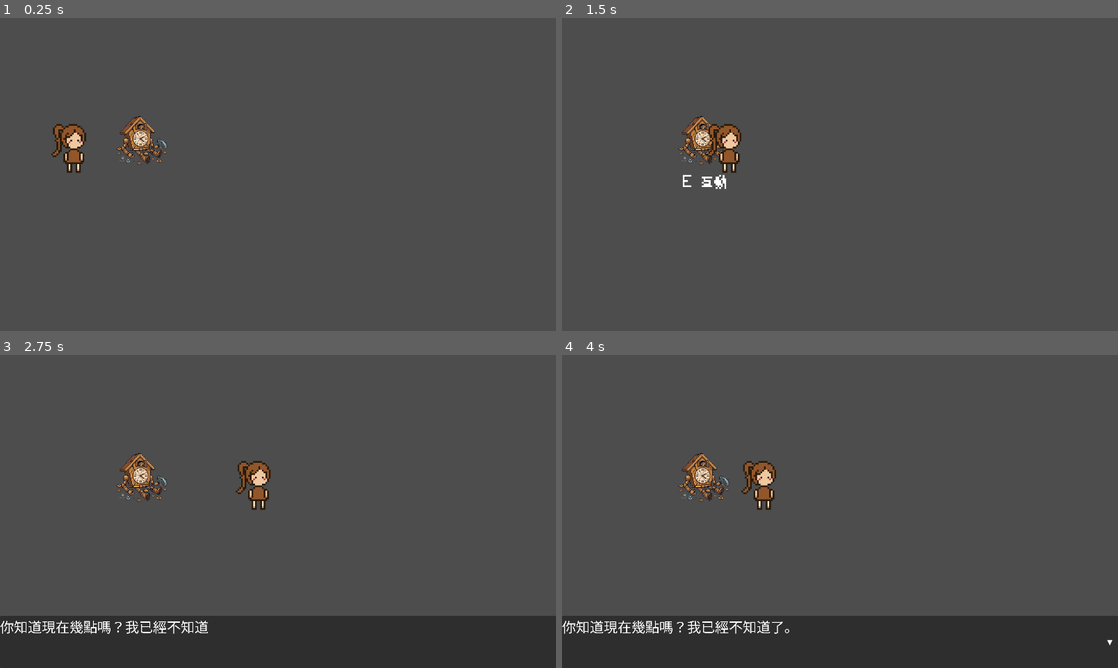
Above: before the commit, frames 1-4 (two rows, left to right).
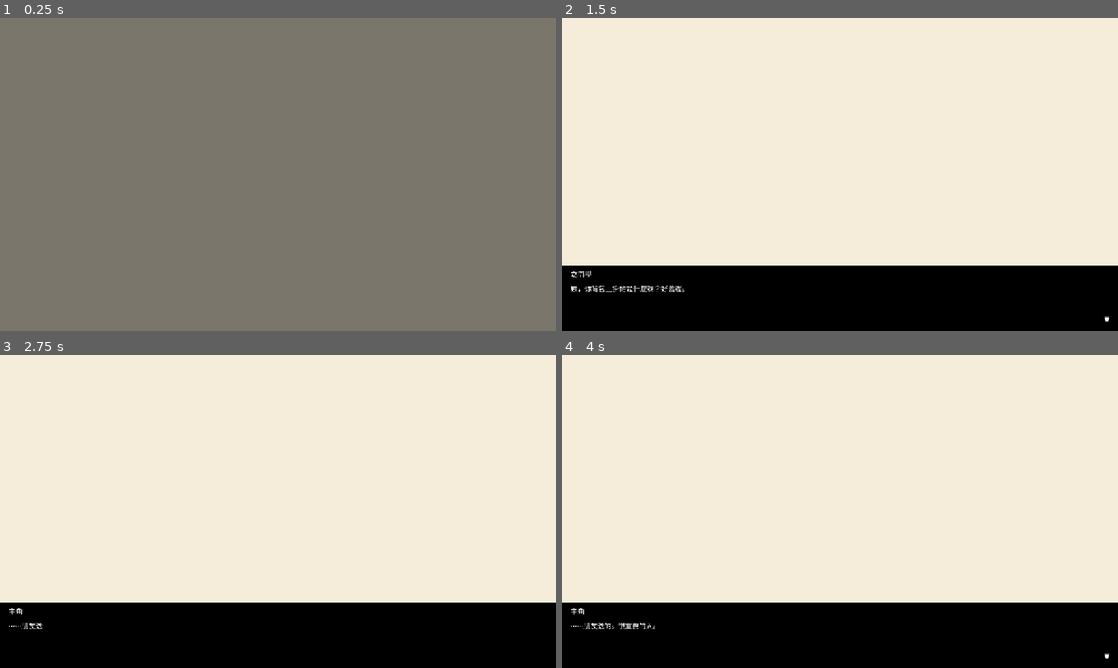
Above: after the commit, the same moments.

Repository: bluetch/godot-toy
Game: Godot game, scene res://scenes/opening_cutscene.tscn
The game is run twice, just before and just after one commit, with the same random seed, the same clock (stepped at 60 frames per second) and the same inputs. Before the commit the project starts from res://scenes/game.tscn.
Inputs (mouse positions are in pixels of both pictures, inside the frame that each line leads up to):
- Up to frame 1 (0.25 s): no input
- Up to frame 2 (1.5 s): tap Enter at 0.5 s; move the mouse to (962, 158) at 0.52 s; hold D (move_right) 0.53-1.25 s; hold E (interact) 0.53-1.25 s; click (962, 158) at 0.67 s; drag from (728, 190) to (812, 237) at 1.27 s
- Up to frame 3 (2.75 s): tap Space at 2 s; move the mouse to (333, 442) at 2.02 s; hold D (move_right) from 2.03 s (still down); hold E (interact) from 2.03 s (still down); click (333, 442) at 2.17 s
- Up to frame 4 (4 s): release D (move_right) at 2.75 s; release E (interact) at 2.75 s; drag from (812, 574) to (673, 464) at 2.77 s; tap Enter at 3.5 s; move the mouse to (1006, 558) at 3.52 s; hold A (move_left) from 3.53 s (still down); hold E (interact) from 3.53 s (still down); click (1006, 558) at 3.67 s

The runs differ from the first frame. In frame 1, 100% of the frame differs, in the area x 0-100%, y 0-100%; in frame 2, 100%; in frame 3, 100%; in frame 4, 100%.

Commit message:
feat: enhancement

Diff:
--- /dev/null
+++ b/default.tres
@@ -0,0 +1,6 @@
+[gd_resource type="Theme" format=3 uid="uid://b8b863gbruqoe"]
+
+[ext_resource type="FontFile" uid="uid://dm8umiq8m2376" path="res://assets/fonts/Roboto-Regular.ttf" id="1_nixot"]
+
+[resource]
+default_font = ExtResource("1_nixot")
--- a/project.godot
+++ b/project.godot
@@ -11,7 +11,7 @@
 [application]
 
 config/name="toy"
-run/main_scene="uid://sreikwgiey64"
+run/main_scene="uid://c0swrriuwgntu"
 config/features=PackedStringArray("4.6", "GL Compatibility")
 config/icon="res://icon.svg"
 
@@ -19,6 +19,11 @@
 
 window/size/viewport_width=1280
 window/size/viewport_height=720
+window/stretch/mode="canvas_items"
+
+[gui]
+
+theme/custom="uid://b8b863gbruqoe"
 
 [input]
 
--- a/scenes/dialog_box.tscn
+++ b/scenes/dialog_box.tscn
@@ -1,7 +1,6 @@
 [gd_scene format=3 uid="uid://cdei7hlvcxr2e"]
 
 [ext_resource type="Script" uid="uid://hv67j6g12kar" path="res://scripts/dialog_box.gd" id="1_xvd2c"]
-[ext_resource type="FontFile" uid="uid://dbjl1e6kdxpl6" path="res://assets/fonts/PixelOperator8.ttf" id="2_tihiy"]
 
 [node name="DialogBox" type="CanvasLayer" unique_id=487093465]
 script = ExtResource("1_xvd2c")
@@ -31,7 +30,6 @@
 anchor_bottom = 1.0
 grow_horizontal = 2
 grow_vertical = 2
-theme_override_fonts/font = ExtResource("2_tihiy")
 theme_override_font_sizes/font_size = 32
 text = "文字暫留"
 autowrap_mode = 3
--- a/scenes/game.tscn
+++ b/scenes/game.tscn
@@ -1,5 +1,6 @@
 [gd_scene format=3 uid="uid://sreikwgiey64"]
 
+[ext_resource type="Texture2D" uid="uid://bbshmchhul8ro" path="res://assets/backgrounds/factory_bg.png" id="1_p57ef"]
 [ext_resource type="PackedScene" uid="uid://cg2jjkilirhqb" path="res://scenes/player.tscn" id="1_uwrxv"]
 [ext_resource type="PackedScene" uid="uid://bn3wux6sy48ld" path="res://scenes/repair_minigame.tscn" id="2_iywne"]
 [ext_resource type="PackedScene" uid="uid://dxivpmcbbab63" path="res://scenes/toy.tscn" id="2_yqjtg"]
@@ -8,15 +9,20 @@
 
 [node name="Game" type="Node2D" unique_id=560957664]
 
+[node name="Background" type="Sprite2D" parent="." unique_id=974346191]
+position = Vector2(640, 362)
+texture = ExtResource("1_p57ef")
+
 [node name="RepairMinigame" parent="." unique_id=1333056559 instance=ExtResource("2_iywne")]
 visible = false
 
 [node name="Toy" parent="." unique_id=261078512 instance=ExtResource("2_yqjtg")]
-position = Vector2(326, 281)
+position = Vector2(633, 438)
 
 [node name="Player" parent="." unique_id=1977881528 instance=ExtResource("1_uwrxv")]
-position = Vector2(170, 300)
+position = Vector2(177, 452)
 
 [node name="DialogBox" parent="." unique_id=487093465 instance=ExtResource("3_lnu2h")]
 
 [node name="DayTransition" parent="." unique_id=1091179209 instance=ExtResource("5_iywne")]
+visible = false
--- /dev/null
+++ b/scenes/opening_cutscene.tscn
@@ -0,0 +1,198 @@
+[gd_scene format=3 uid="uid://c0swrriuwgntu"]
+
+[sub_resource type="GDScript" id="GDScript_fapxi"]
+script/source = "extends CanvasLayer
+
+@onready var background: ColorRect = $Background
+@onready var panel_bg: ColorRect = $Control/PanelBg
+@onready var speaker_label: Label = $Control/PanelBg/Speaker
+@onready var text_label: Label = $Control/PanelBg/TextLabel
+@onready var arrow: Label = $Control/PanelBg/Arrow
+
+const CHAR_DELAY = 0.035
+
+const BEATS = [
+	# ── 街頭 ──
+	{ \"bg\": Color(0.961, 0.929, 0.851), \"speaker\": \"旁白\", \"text\": \"秋天的下午，放學路上。\" },
+	{ \"bg\": Color(0.961, 0.929, 0.851), \"speaker\": \"女同學\", \"text\": \"欸，你背包上掛的是什麼啊？好舊喔。\" },
+	{ \"bg\": Color(0.961, 0.929, 0.851), \"speaker\": \"主角\", \"text\": \"⋯⋯朋友送的。很重要的人。\" },
+	{ \"bg\": Color(0.961, 0.929, 0.851), \"speaker\": \"女同學\", \"text\": \"哦～感覺好可愛喔。\" },
+	# ── 男人出現 ──
+	{ \"bg\": Color(0.922, 0.882, 0.800), \"speaker\": \"旁白\", \"text\": \"一個穿深色大衣的男人走上前，帶著過分親切的笑。\" },
+	{ \"bg\": Color(0.922, 0.882, 0.800), \"speaker\": \"男人\", \"text\": \"兩位同學好！本店今天新開幕——送你們各一枚扭蛋代幣，歡迎進來看看！\" },
+	{ \"bg\": Color(0.922, 0.882, 0.800), \"speaker\": \"女同學\", \"text\": \"哇，真的假的！走走走！\" },
+	{ \"bg\": Color(0.922, 0.882, 0.800), \"speaker\": \"旁白\", \"text\": \"她握著代幣，跟了進去。\" },
+	# ── 店內 ──
+	{ \"bg\": Color(0.910, 0.843, 0.647), \"speaker\": \"旁白\", \"text\": \"店內燈光昏黃，架子上一排排扭蛋機發著光。\" },
+	{ \"bg\": Color(0.910, 0.843, 0.647), \"speaker\": \"旁白\", \"text\": \"女同學已經跟著那個男人往裡面走了，說說笑笑。\" },
+	{ \"bg\": Color(0.910, 0.843, 0.647), \"speaker\": \"旁白\", \"text\": \"她停下腳步。牆角有一條縫⋯⋯不太對勁的縫。\" },
+	# ── 隱藏走廊 ──
+	{ \"bg\": Color(0.161, 0.165, 0.231), \"speaker\": \"旁白\", \"text\": \"走廊很窄，天花板很低，燈是壞的。\" },
+	{ \"bg\": Color(0.161, 0.165, 0.231), \"speaker\": \"旁白\", \"text\": \"走廊盡頭有一台全白的扭蛋機。機器內透出微微的黃光。\" },
+	{ \"bg\": Color(0.161, 0.165, 0.231), \"speaker\": \"旁白\", \"text\": \"她握著代幣，放進去。\" },
+	{ \"bg\": Color(0.161, 0.165, 0.231), \"speaker\": \"旁白\", \"text\": \"扭蛋緩緩滾出⋯⋯眼前一片白。\" },
+	# ── 工廠，醒來 ──
+	{ \"bg\": Color(0.224, 0.212, 0.196), \"speaker\": \"旁白\", \"text\": \"⋯⋯塵灰的味道。木頭和鏽的味道。\" },
+	{ \"bg\": Color(0.224, 0.212, 0.196), \"speaker\": \"旁白\", \"text\": \"她睜開眼，發現自己趴在地上。\" },
+	{ \"bg\": Color(0.224, 0.212, 0.196), \"speaker\": \"主角\", \"text\": \"⋯⋯夢嗎。\" },
+	{ \"bg\": Color(0.224, 0.212, 0.196), \"speaker\": \"旁白\", \"text\": \"她緩緩起身，低頭看了看自己的手——布製的，有縫線，有鈕扣眼。\" },
+	{ \"bg\": Color(0.224, 0.212, 0.196), \"speaker\": \"主角\", \"text\": \"⋯⋯好吧。\" },
+	{ \"bg\": Color(0.224, 0.212, 0.196), \"speaker\": \"旁白\", \"text\": \"她站起來，漫不經心地走進這座廢棄的工廠。\" },
+]
+
+# 現在在第幾個beat
+var _current_beat: int = 0
+# 這個beat的完整台詞
+var _full_text: String = \"\"
+# 打字機目前打到第幾個字
+var _char_index: int = 0
+# 是否還在打字中
+var _is_typing: bool = false
+# 背景tween進行中時所著輸入
+var _can_input: bool = false
+# 防止結束動作被觸發兩次
+var _ending: bool = false
+
+func _ready() -> void:
+	panel_bg.visible = false
+	background.color = Color.BLACK
+	_show_beat(0)
+
+func _show_beat(index: int) -> void:
+	_can_input = false
+	var beat = BEATS[index]
+
+	var tween = create_tween()
+	tween.tween_property(background, \"color\", beat[\"bg\"], 0.5)
+	await tween.finished
+
+	if not panel_bg.visible:
+		panel_bg.visible = true
+
+	speaker_label.text = beat[\"speaker\"]
+	_full_text = beat[\"text\"]
+	_char_index = 0
+	_is_typing = true
+	arrow.visible = false
+	text_label.text = \"\"
+	_can_input = true
+	_type_next_char()
+
+func _type_next_char() -> void:
+	if not _is_typing:
+		return
+	if _char_index < _full_text.length():
+		_char_index += 1
+		text_label.text = _full_text.left(_char_index)
+		get_tree().create_timer(CHAR_DELAY).timeout.connect(_type_next_char, CONNECT_ONE_SHOT)
+	else:
+		_is_typing = false
+		arrow.visible = true
+
+func _finish_typing() -> void:
+	_is_typing = false
+	text_label.text = _full_text
+	arrow.visible = true
+
+func _input(event: InputEvent) -> void:
+	# Escape 不受 _can_input 限制，隨時可以跳過整個開場
+	if event is InputEventKey and event.pressed and event.keycode == KEY_ESCAPE:
+		_end_cutscene()
+		return
+
+	# 背景 tween 進行中時鎖住輸入，避免玩家亂按跳過動畫
+	if not _can_input:
+		return
+	if not (event is InputEventKey and event.pressed) and \\
+	   not (event is InputEventMouseButton and event.pressed):
+		return
+
+	# 還在打字中：快進到完整文字，不跳下一句
+	if _is_typing:
+		_finish_typing()
+		return
+
+	# 已打完：推進到下一個 beat，或結束過場
+	_current_beat += 1
+	if _current_beat >= BEATS.size():
+		_end_cutscene()
+	else:
+		_show_beat(_current_beat)
+
+func _end_cutscene() -> void:
+	if _ending:
+		return
+	_ending = true
+	_can_input = false
+	var tween = create_tween()
+	tween.tween_property(background, \"color\", Color.BLACK, 1.0)
+	await tween.finished
+	get_tree().change_scene_to_file(\"res://scenes/game.tscn\")
+"
+
+[node name="OpeningCutscene" type="CanvasLayer" unique_id=1185277889]
+script = SubResource("GDScript_fapxi")
+
+[node name="Background" type="ColorRect" parent="." unique_id=577596383]
+anchors_preset = 15
+anchor_right = 1.0
+anchor_bottom = 1.0
+grow_horizontal = 2
+grow_vertical = 2
+
+[node name="Control" type="Control" parent="." unique_id=604374135]
+custom_minimum_size = Vector2(0, 150)
+layout_mode = 3
+anchors_preset = 12
+anchor_top = 1.0
+anchor_right = 1.0
+anchor_bottom = 1.0
+grow_horizontal = 2
+grow_vertical = 0
+
+[node name="PanelBg" type="ColorRect" parent="Control" unique_id=842929319]
+layout_mode = 1
+anchors_preset = 15
+anchor_right = 1.0
+anchor_bottom = 1.0
+grow_horizontal = 2
+grow_vertical = 2
+color = Color(0, 0, 0, 1)
+
+[node name="Speaker" type="Label" parent="Control/PanelBg" unique_id=408836885]
+layout_mode = 1
+anchors_preset = 10
+anchor_right = 1.0
+offset_left = 20.0
+offset_top = 8.0
+offset_right = -20.0
+offset_bottom = 36.0
+grow_horizontal = 2
+
+[node name="TextLabel" type="Label" parent="Control/PanelBg" unique_id=99743997]
+layout_mode = 1
+anchors_preset = 15
+anchor_right = 1.0
+anchor_bottom = 1.0
+offset_left = 20.0
+offset_top = 40.0
+offset_right = -40.0
+offset_bottom = -10.0
+grow_horizontal = 2
+grow_vertical = 2
+autowrap_mode = 3
+
+[node name="Arrow" type="Label" parent="Control/PanelBg" unique_id=721153488]
+layout_mode = 1
+anchors_preset = 3
+anchor_left = 1.0
+anchor_top = 1.0
+anchor_right = 1.0
+anchor_bottom = 1.0
+offset_left = -33.0
+offset_top = -36.0
+offset_right = -17.0
+offset_bottom = -13.0
+grow_horizontal = 0
+grow_vertical = 0
+text = "▼"
--- a/scenes/toy.tscn
+++ b/scenes/toy.tscn
@@ -1,7 +1,6 @@
 [gd_scene format=3 uid="uid://dxivpmcbbab63"]
 
 [ext_resource type="Script" uid="uid://2nplqs5wpotg" path="res://scripts/toy.gd" id="1_2u4uf"]
-[ext_resource type="FontFile" uid="uid://dbjl1e6kdxpl6" path="res://assets/fonts/PixelOperator8.ttf" id="3_fc7xt"]
 [ext_resource type="Texture2D" uid="uid://dadtscaliujgv" path="res://assets/sprites/clockman_tilemap.png" id="3_gvm4y"]
 
 [sub_resource type="AtlasTexture" id="AtlasTexture_gvm4y"]
@@ -80,9 +79,8 @@
 [node name="Label" type="Label" parent="." unique_id=1556055948]
 offset_left = -13.0
 offset_top = 17.25
-offset_right = 15.5
+offset_right = 13.0
 offset_bottom = 29.25
-theme_override_fonts/font = ExtResource("3_fc7xt")
 theme_override_font_sizes/font_size = 8
 text = "E 互動"
 
--- /dev/null
+++ b/scripts/opening_cutscene.gd
@@ -0,0 +1,11 @@
+extends CanvasLayer
+
+
+# Called when the node enters the scene tree for the first time.
+func _ready() -> void:
+	pass # Replace with function body.
+
+
+# Called every frame. 'delta' is the elapsed time since the previous frame.
+func _process(delta: float) -> void:
+	pass
Binary file added: assets/backgrounds/factory_bg.png
Not shown, added: assets/backgrounds/factory_bg.png.import
Binary file added: assets/backgrounds/factory_side.png
Binary file added: assets/fonts/Roboto-Regular.ttf
Not shown, added: assets/fonts/Roboto-Regular.ttf.import
Not shown, added: scripts/opening_cutscene.gd.uid
